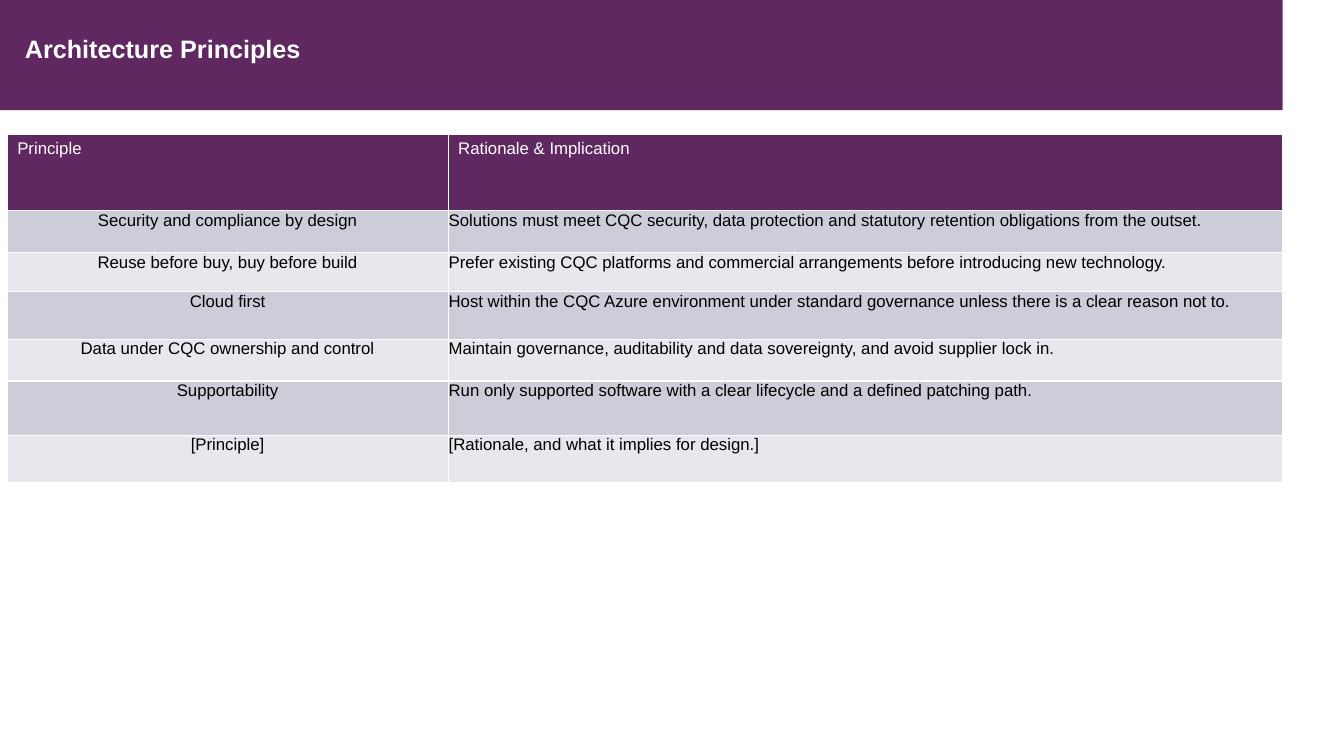
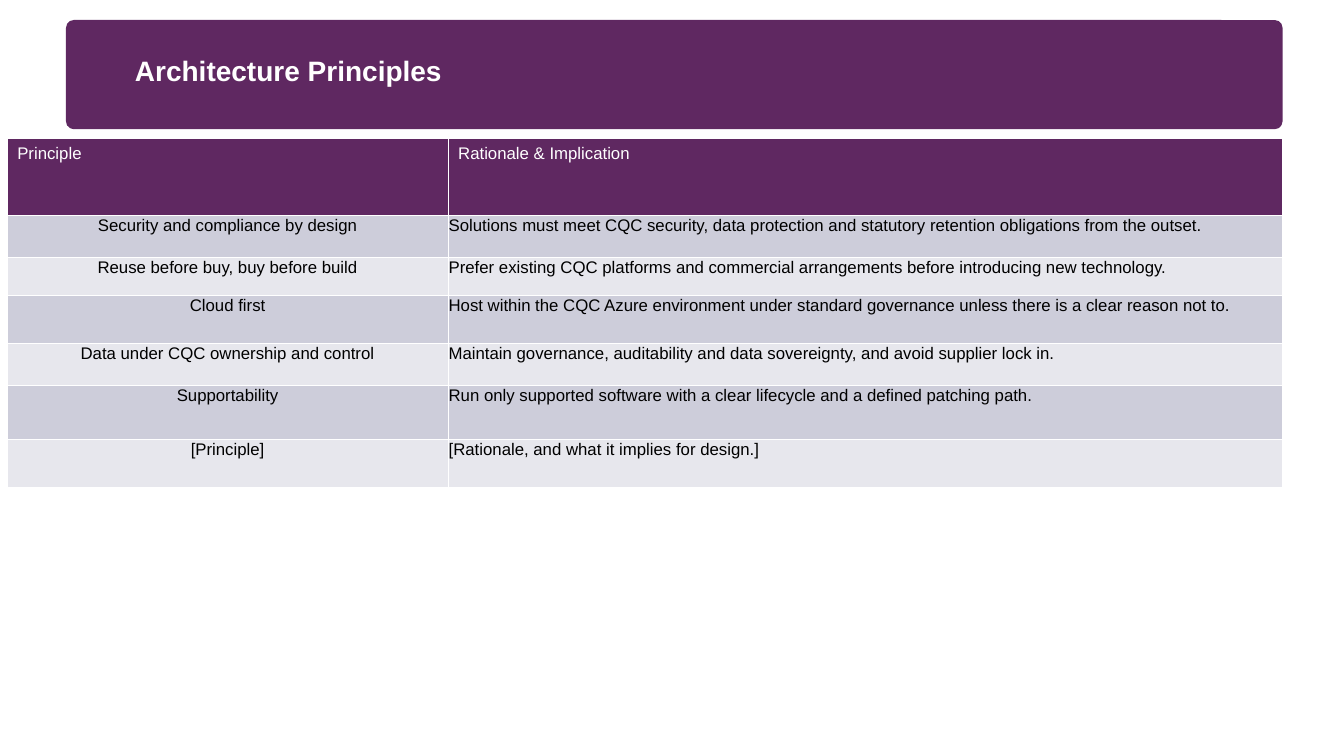
Before and after one commit to davegarner/Template-Documentation, a slide deck: slide 9 of Finalised Templates/PowerPoint/Architecture_Vision_Paper_Template.pptx. Drawn at 1344x756 pixels with LibreOffice and Linux fonts; fonts in the diff are those of the drawing; background and template pictures are left out. Boxes give left, top, right and bottom in pixels: in the first picture for what was removed or moved away, otherwise in the second. Text is boxed around its words. In the diff, an @@ line names an element or a change of style, - is before the commit and + after.

```diff
--- a/Finalised Templates/PowerPoint/Architecture_Vision_Paper_Template.pptx
+++ b/Finalised Templates/PowerPoint/Architecture_Vision_Paper_Template.pptx
@@ rectangle removed at bbox=[0, 0, 1282, 110] @@
@@ rounded rectangle added at bbox=[67, 20, 1284, 129], fill #5F2861 @@
@@ title "Architecture Principles": place and size @@
-title "Architecture Principles" at bbox=[25, 39, 300, 63]
+title "Architecture Principles" at bbox=[135, 60, 442, 86]
@@ title "Architecture Principles" at bbox=[135, 60, 442, 86]: size 18 to 20 pt @@
@@ table: place and size @@
-table at bbox=[7, 134, 1282, 692]
+table at bbox=[7, 139, 1282, 697]
```
Also in this commit, not shown: 9 other slides changed, 1 other file.
